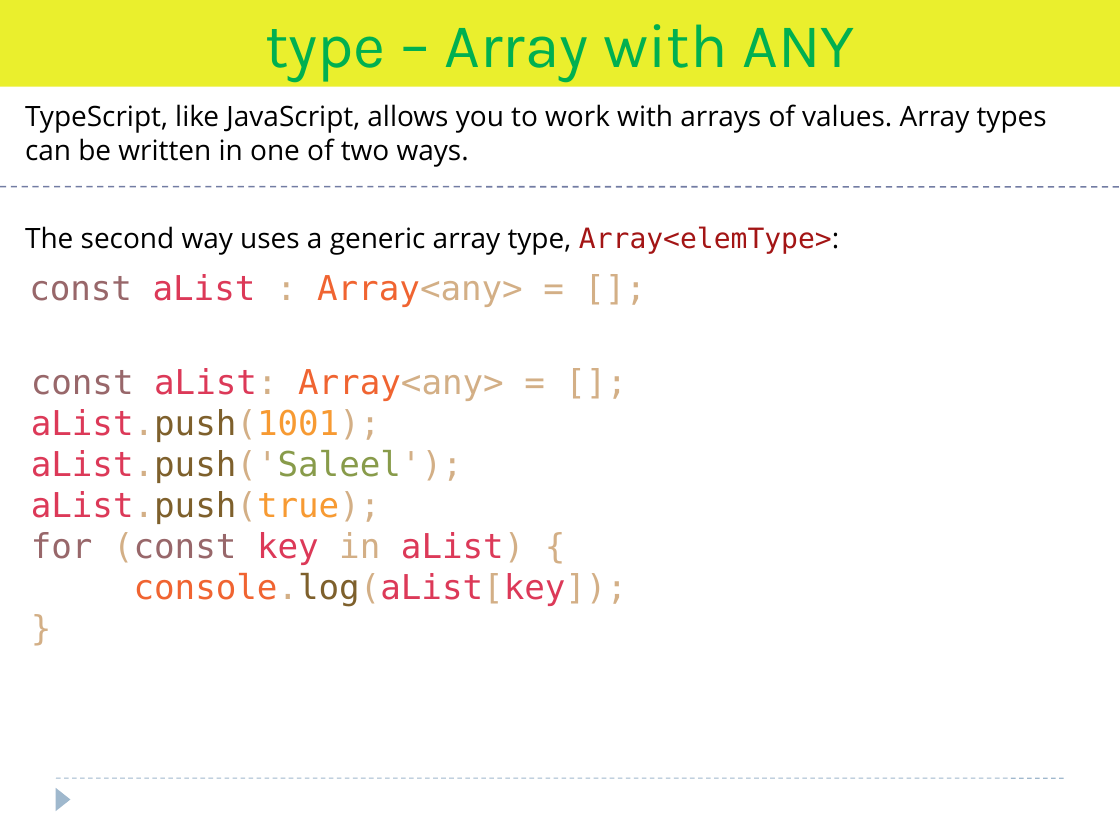
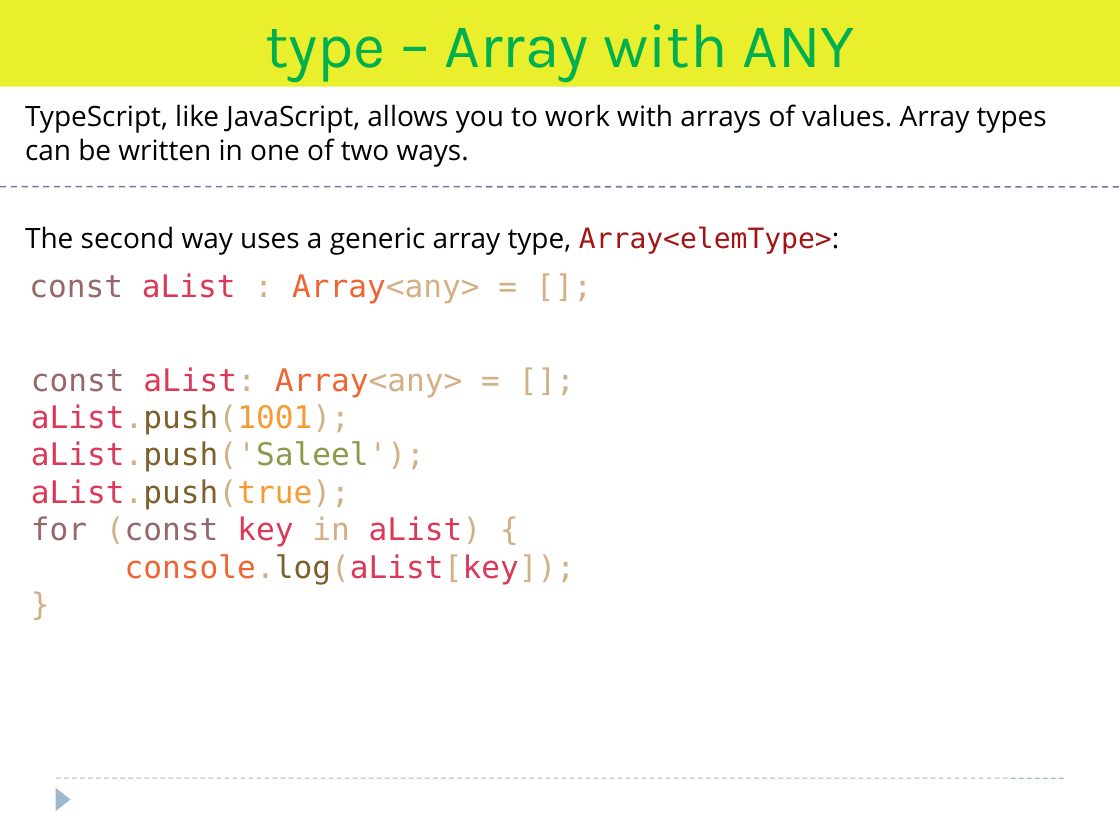
Before and after one commit to Saleel-Bagde/PPT-s, a slide deck: slide 12 of AWP PPT - TypeScript.pptx. Drawn at 1120x840 pixels with LibreOffice and Linux fonts; fonts in the diff are those of the drawing. Boxes give left, top, right and bottom in pixels: in the first picture for what was removed or moved away, otherwise in the second. Text is boxed around its words. In the diff, an @@ line names an element or a change of style, - is before the commit and + after.

```diff
--- a/AWP PPT - TypeScript.pptx
+++ b/AWP PPT - TypeScript.pptx
@@ text "const aList : Array<any> = ..." at bbox=[29, 273, 480, 304]: size 22 to 20 pt @@
@@ text "const aList: Array<any> = [];" at bbox=[31, 367, 575, 584]: size 22 to 20 pt @@
```
Also in this commit, not shown: 19 other slides changed.
